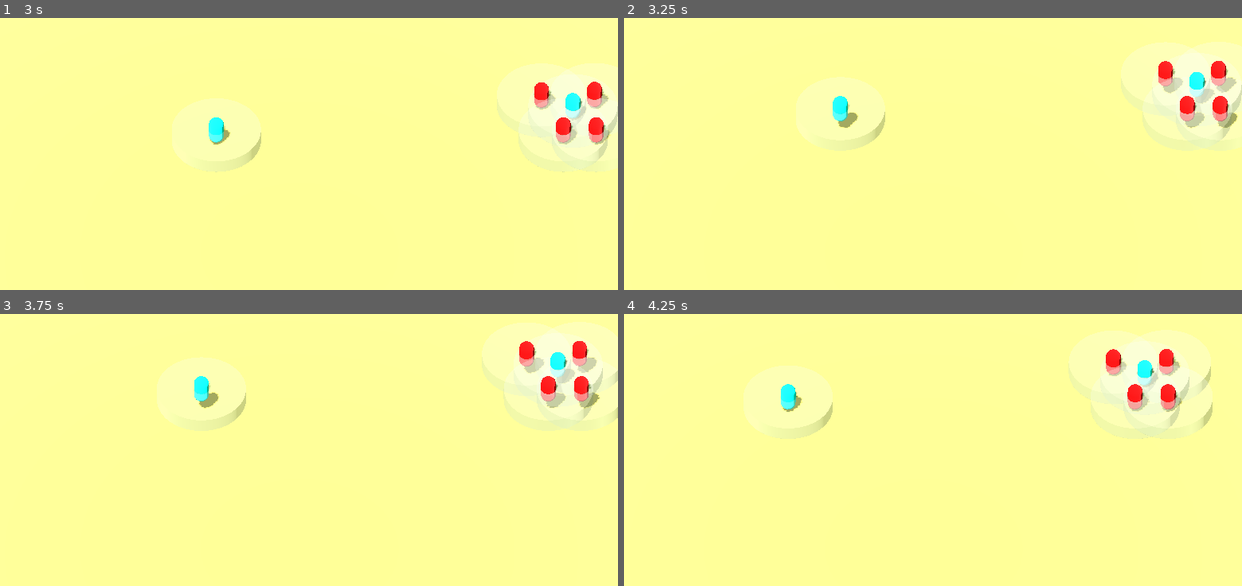
Above: before the commit, frames 1-4 (two rows, left to right).
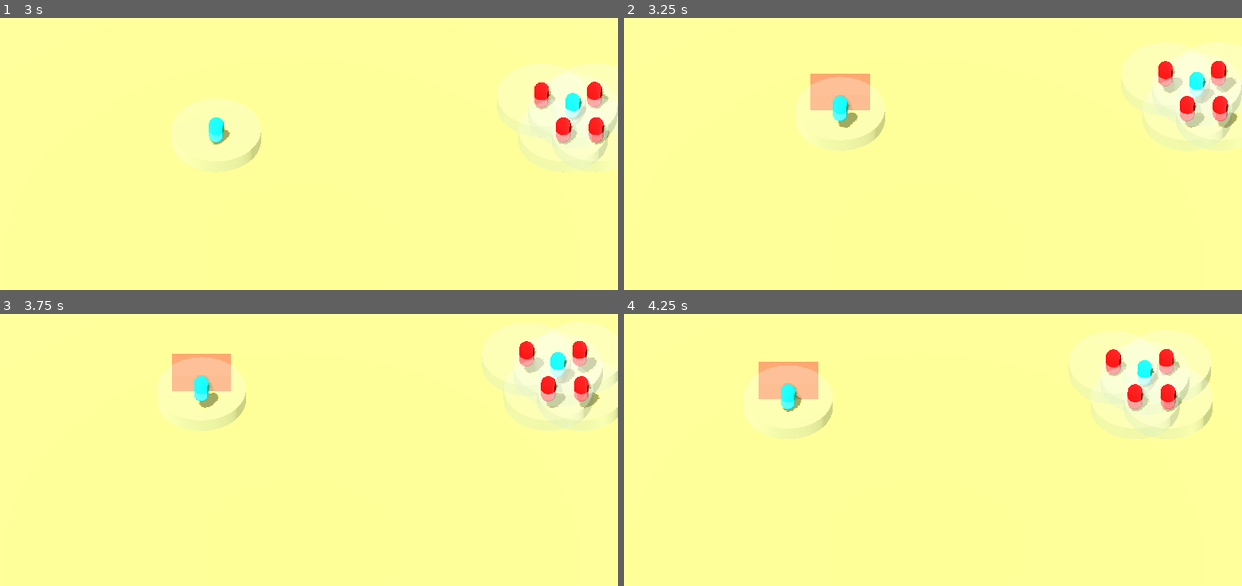
Above: after the commit, the same moments.

Repository: Rachel-Sherrick/TowerDefense
Game: Godot game, scene res://main.tscn
Two runs of this game, one before a commit and one after it. Both use one fixed random seed, a clock stepped at 60 frames per second and the inputs below.
Inputs (mouse positions are in pixels of both pictures, inside the frame that each line leads up to):
- Up to frame 1 (3 s): tap Enter (ui_accept) at 0.5, 0.77, 1.52 s; move the mouse to (438, 94) at 0.52 s; hold Right (ui_right) 0.53-1.28 s; click (438, 94) at 0.67 s; move the mouse to (173, 129) at 1.27 s; hold Down (ui_down) 1.28-2.03 s; move the mouse to (364, 31) at 2.02 s; hold Right (ui_right) 2.03-2.78 s; move the mouse to (265, 183) at 2.77 s; hold Up (ui_up) from 2.78 s (still down); click (265, 183) at 2.92 s
- Up to frame 2 (3.25 s): keep holding Up (ui_up); tap Enter (ui_accept) at 3.02 s
- Up to frame 3 (3.75 s): move the mouse to (488, 460) at 3.52 s; release Up (ui_up) at 3.53 s; hold Left (ui_left) from 3.53 s (still down)
- Up to frame 4 (4.25 s): keep holding Left (ui_left); tap Enter (ui_accept) at 3.77 s

Frame 1 is identical in both runs. In frame 2, 1.2% of the frame differs, in the area x 30-40%, y 20-34%; in frame 3, 1.2%; in frame 4, 1.2%, in the area x 21-32%, y 17-32%.
Error after the commit: Invalid access to property or key 'health' on a base object of type 'Array[Node3D]'. (res://scripts/Classes/tower.gd:50)

Commit message:
tower hurt box

Diff:
--- a/scripts/Classes/tower.gd
+++ b/scripts/Classes/tower.gd
@@ -3,11 +3,35 @@
 
 ## @onready var ray_cast_3d: RayCast3D = $RayCast3D
 ## var enemy : Character = null
-var time_elapsed : float = 1.0
+var time_elapsed : float = 0.0
+#warrior swing cooldown in seconds
+var swing_cooldown : float = 3.0
+#is the cooldown over
+var swing_ready : bool = false
+
+@onready var hurt_box: Area3D = $HurtBox
+
+func _ready() -> void:
+	#on load the hurt box is not visible. the nesh instance is just a visible
+	#confirmation the swing happens without an animation.
+	hurt_box.visible = false
 
 func _process(delta: float) -> void:
 	time_elapsed += delta
-	#if raycast collides with enemy
+	#print(time_elapsed)
+	#if cooldown is over hurt box is visible again and attack is ready
+	if time_elapsed >= 3.0:
+		print("attack ready")
+		swing_ready = true
+		hurt_box.visible = true
+		time_elapsed = 0.0
+	#if the swing is ready and there's collision objects in hurt box
+	if swing_ready == true && hurt_box.has_overlapping_bodies():
+		var enemy_body = hurt_box.get_overlapping_bodies()
+		warrior_swing(enemy_body)
+		reset_cooldown()
+		#show_hurt_box(time_elapsed)
+
 
 func _physics_process(delta: float) -> void:
 	super(delta)
@@ -16,10 +40,34 @@
 	super(body)
 
 func _on_range_body_entered(body: Node3D) -> void:
-	super(body)
+	#super(body)
+	if swing_ready == true:
+		warrior_swing(body)
 
-func deal_damage(enemy):
-	if time_elapsed >= 1.0:
-		enemy.health -= 1
-		print("Enemy health ", enemy.health)
-		time_elapsed = 0.0
+#dealing warrior sword swing damage to enemies
+func warrior_swing(enemy) -> void:
+	print("attacked ", enemy)
+	enemy.health -= 1
+	print("enemy health: ", enemy.health)
+
+#reset timer and swing ready and make hurt box invisible on cooldown
+func reset_cooldown() -> void:
+	time_elapsed = 0.0
+	swing_ready = false
+	#hurt box invisible on cooldown
+	hurt_box.visible = false
+	print("attack on cooldown")
+
+#show hurt box for 1 second when the warrior swings as stand in for animation
+#this function stops the infinite prints for some reason.
+func show_hurt_box(current_time: float) -> void:
+	var box_time = current_time
+	while (current_time - box_time) < 1.0:
+		hurt_box.visible = true
+	hurt_box.visible = false
+
+#func deal_damage(enemy):
+#	if time_elapsed >= 1.0:
+#		enemy.health -= 1
+#		print("Enemy health ", enemy.health)
+#		time_elapsed = 0.0
--- a/tower.tscn
+++ b/tower.tscn
@@ -5,6 +5,16 @@
 
 [sub_resource type="StandardMaterial3D" id="StandardMaterial3D_vedim"]
 albedo_color = Color(0, 1, 1, 1)
+
+[sub_resource type="BoxMesh" id="BoxMesh_vedim"]
+size = Vector3(4, 1.5, 2)
+
+[sub_resource type="StandardMaterial3D" id="StandardMaterial3D_stebd"]
+transparency = 1
+albedo_color = Color(0.78039217, 0, 0.11372549, 0.39215687)
+
+[sub_resource type="BoxShape3D" id="BoxShape3D_jbe1c"]
+size = Vector3(4, 1.5, 2)
 
 [node name="Tower" unique_id=254305490 groups=["Tower"] instance=ExtResource("1_4flbx")]
 collision_layer = 4
@@ -17,3 +27,17 @@
 [node name="RangeDetection" parent="." index="2" unique_id=1602429880]
 collision_layer = 4
 collision_mask = 2
+
+[node name="HurtBox" type="Area3D" parent="." index="3" unique_id=1132407237]
+transform = Transform3D(1, 0, 0, 0, 1, 0, 0, 0, 1, 0, 0, -0.575932)
+collision_layer = 6
+collision_mask = 6
+
+[node name="HurtBoxMesh" type="MeshInstance3D" parent="HurtBox" index="0" unique_id=874668653]
+transform = Transform3D(1, 0, 0, 0, 1, 0, 0, 0, 1, 0, 1, -0.991)
+mesh = SubResource("BoxMesh_vedim")
+surface_material_override/0 = SubResource("StandardMaterial3D_stebd")
+
+[node name="HurtBoxCollision" type="CollisionShape3D" parent="HurtBox" index="1" unique_id=991643876]
+transform = Transform3D(1, 0, 0, 0, 1, 0, 0, 0, 1, 0, 1, -1)
+shape = SubResource("BoxShape3D_jbe1c")
